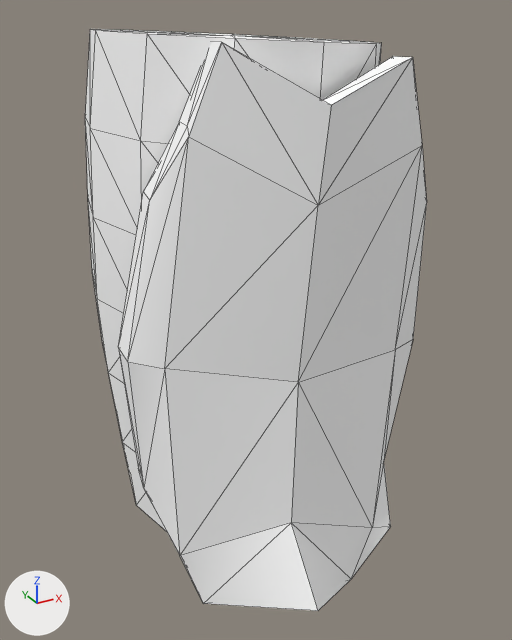
Renders of the OBJ model data/MODEL/player/UpperLeg_R.obj from each side of a commit.
The view is the same before and after, from a 50 mm lens placed at (-1.55, -2.97, 0.15), pointed at (-0.06, -0.27, -1.2). The lights are fixed; the arrows at lower left show +X, +Y and +Z. Mesh edges are drawn as thin lines. Where no turn or scale is listed for an object, it has been applied to the vertices.

Names of what the first picture shows: 'UpperLeg_R'.
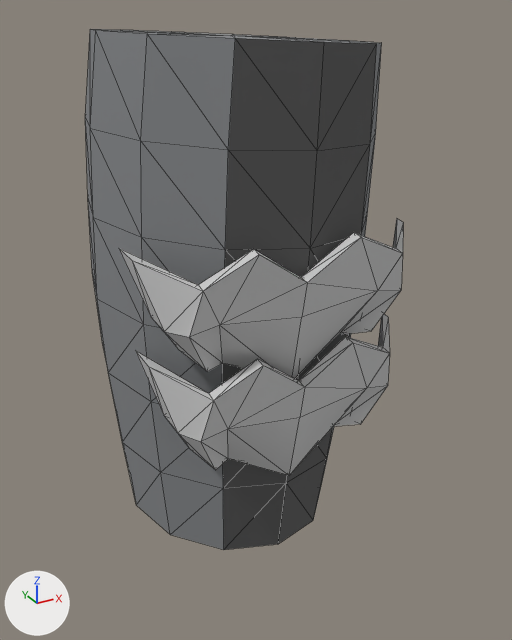
The newer file is also turned or shifted as a whole; pictures and numbers use the older file's frame.

Where the change shows, as pixel boxes [x1, y1, x2, y2] in the pictures (512 x 640 px):
'UpperLeg_R', reshaped (7% narrower, 10% shorter)
    before: [85, 29, 427, 611]
    after: [85, 29, 403, 550]
part 1 of me_upperleg_r, added
    after: [119, 219, 403, 378]
part 2 of me_upperleg_r, added
    after: [135, 314, 390, 476]
part 3 of me_upperleg_r, deleted
    before: [118, 42, 427, 611]
part 4 of me_upperleg_r, recoloured (white to grey)
    before: [85, 29, 382, 531]
    after: [85, 29, 382, 550]
part 5 of me_upperleg_r, recoloured
    before: [235, 38, 377, 100]
    after: [222, 38, 377, 550]

What the commit changed:
Material 'lambert4SG' (mat_lambert4sg) is new.
Its base color is (0.59, 0.59, 0.59) (light grey #cacaca).
Its roughness is 1.0.
Material 'lambert3SG' (mat_lambert3sg) is new.
Its base color is (0.23, 0.24, 0.25) (grey #848689).
Its roughness is 1.0.
Material 'lambert14SG' (mat_lambert14sg) is new.
Its base color is (0.1, 0.1, 0.1) (dark grey #595959).
Its roughness is 1.0.
me_upperleg_r is used by ob_upperleg_r; location (0.0, 0.0, 0.0).
me_upperleg_r had 136 vertices, 264 faces and spanned x -0.8..0.58, y -1.15..0.73, z -2.31..0.07.
me_upperleg_r now has 170 vertices, 328 faces and spans x -0.74..0.58, y -0.83..0.73, z -2.24..0.07.
me_upperleg_r part 1: a new loose piece of 42 vertices spanning x -0.74..0.52, y -0.82..-0.39, z -1.3..-0.66, in mat_lambert4sg (light grey #cacaca).
me_upperleg_r part 2: a new loose piece of 42 vertices spanning x -0.7..0.48, y -0.83..-0.38, z -1.77..-1.11, in mat_lambert4sg (light grey #cacaca).
Part 3, on me_upperleg_r:
50 vertices are removed from x -0.8..0.54, y -1.15..-0.4, z -2.31..0.05.
96 faces are deleted.
me_upperleg_r part 4: 144 faces spanning x -0.73..0.58, y -0.73..0.73, z -2.24..0.07 switch from mat_lambert15sg (white #ffffff) to mat_lambert3sg (grey #848689).
me_upperleg_r part 5: 24 faces spanning x -0.42..0.27, y -0.73..-0.57, z -2.22..0.06 switch from mat_lambert15sg (white #ffffff) to mat_lambert14sg (dark grey #595959).
me_upperleg_r now uses material mat_lambert4sg (light grey #cacaca).
